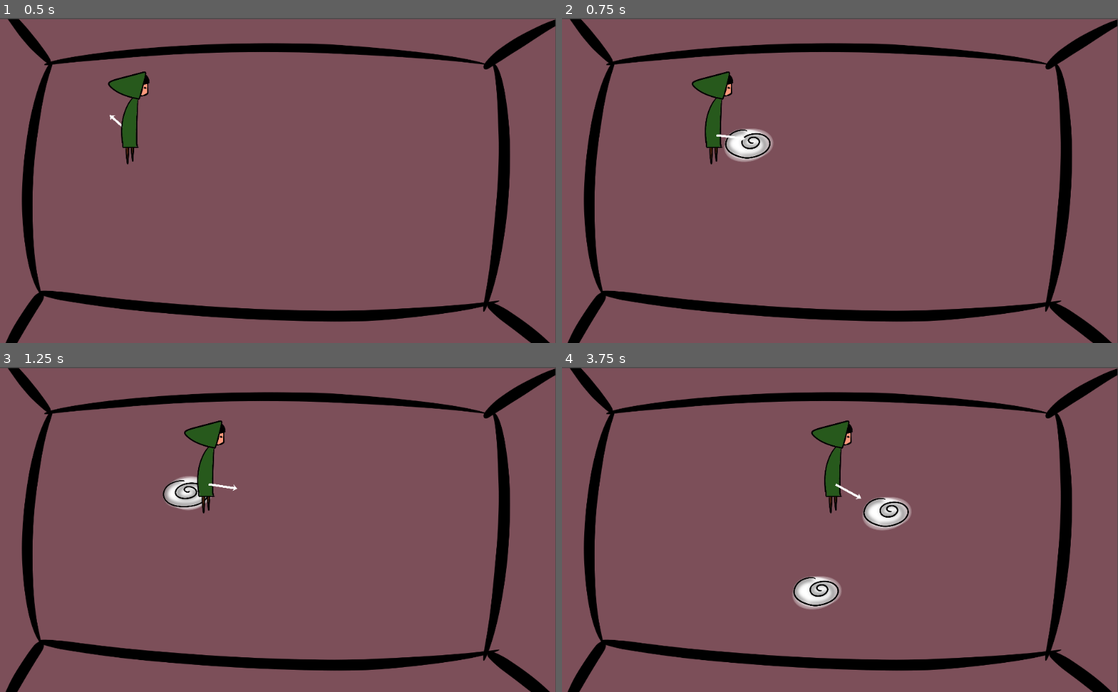
Above: before the commit, frames 1-4 (two rows, left to right).
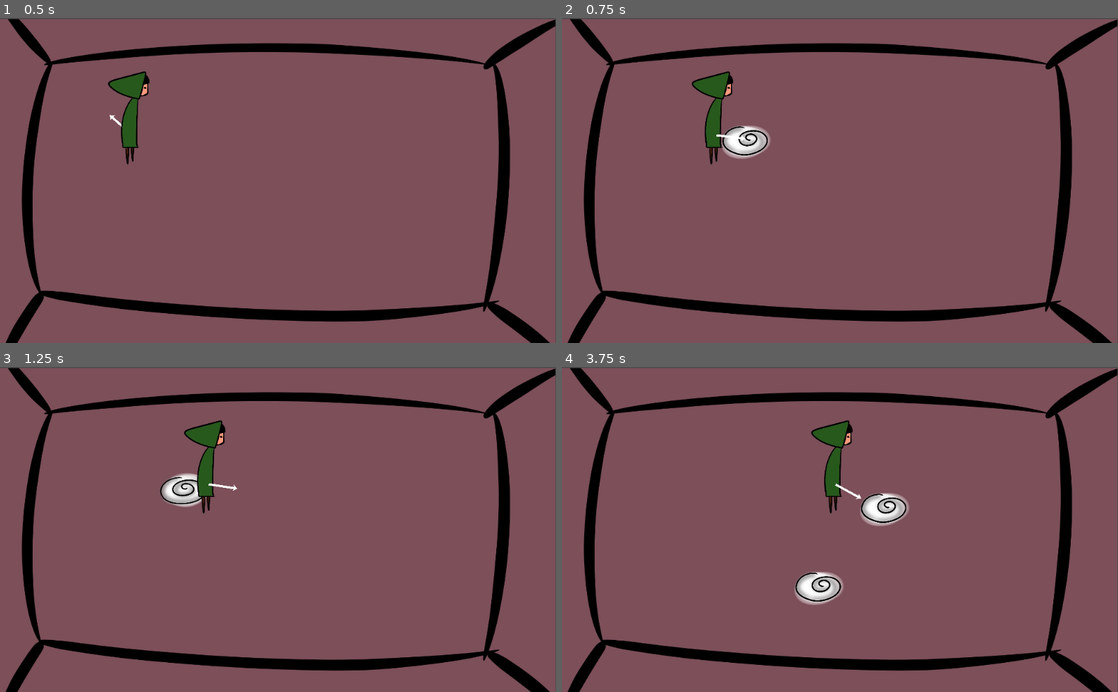
Above: after the commit, the same moments.

Repository: CcCcCc99/SVG_Project
Game: Godot game, scene res://Node2D.tscn
The game is run twice, just before and just after one commit, with the same random seed, the same clock (stepped at 60 frames per second) and the same inputs. The project has no main scene, so this scene is started directly.
Inputs (mouse positions are in pixels of both pictures, inside the frame that each line leads up to):
- Up to frame 1 (0.5 s): no input
- Up to frame 2 (0.75 s): tap Enter at 0.5 s; move the mouse to (962, 164) at 0.52 s; hold D (right) from 0.53 s (still down); click (962, 164) at 0.6 s
- Up to frame 3 (1.25 s): keep holding D (right)
- Up to frame 4 (3.75 s): move the mouse to (728, 545) at 1.27 s; release D (right) at 1.28 s; hold S (down) 1.28-2.03 s; click (728, 545) at 1.35 s; move the mouse to (895, 458) at 2.02 s; hold D (right) 2.03-2.78 s; click (895, 458) at 2.1 s; move the mouse to (812, 594) at 2.77 s; hold W (up) 2.78-3.53 s; click (812, 594) at 2.85 s; move the mouse to (1006, 578) at 3.52 s; hold A (left) from 3.53 s (still down); click (1006, 578) at 3.6 s

Frame 1 is identical in both runs. In frame 2, 0.6% of the frame differs, in the area x 28-38%, y 33-45%; in frame 3, 0.5%; in frame 4, 1.4%, in the area x 41-63%, y 38-75%.

Commit message:
Spostato codice in un nuovo script

Diff:
--- a/src/scenes/prefabs/Player.tscn
+++ b/src/scenes/prefabs/Player.tscn
@@ -1,9 +1,10 @@
-[gd_scene load_steps=6 format=2]
+[gd_scene load_steps=7 format=2]
 
 [ext_resource path="res://sprites/pglato.png" type="Texture" id=1]
 [ext_resource path="res://scripts/Player.gd" type="Script" id=2]
 [ext_resource path="res://sprites/arrow.png" type="Texture" id=3]
-[ext_resource path="res://scenes/prefabs/Portal.tscn" type="PackedScene" id=4]
+[ext_resource path="res://scripts/Portalgun.gd" type="Script" id=4]
+[ext_resource path="res://scenes/prefabs/Portal.tscn" type="PackedScene" id=5]
 
 [sub_resource type="RectangleShape2D" id=1]
 extents = Vector2( 30, 63.125 )
@@ -11,8 +12,6 @@
 [node name="Player" type="KinematicBody2D"]
 script = ExtResource( 2 )
 speed = 12000
-distance = 90
-portal = ExtResource( 4 )
 
 [node name="Sprite" type="Sprite" parent="."]
 position = Vector2( 0, -33.5 )
@@ -23,13 +22,16 @@
 position = Vector2( 3, -37 )
 shape = SubResource( 1 )
 
-[node name="Arrow" type="Node2D" parent="."]
+[node name="Portalgun" type="Node2D" parent="."]
 position = Vector2( 0, -5 )
+script = ExtResource( 4 )
 __meta__ = {
 "_edit_group_": true
 }
+distance = 85
+portal = ExtResource( 5 )
 
-[node name="Sprite" type="Sprite" parent="Arrow"]
+[node name="Sprite" type="Sprite" parent="Portalgun"]
 position = Vector2( 28.2737, 5.36442e-07 )
 scale = Vector2( 0.104399, 0.142857 )
 texture = ExtResource( 3 )
--- a/src/scripts/Player.gd
+++ b/src/scripts/Player.gd
@@ -1,14 +1,6 @@
 extends KinematicBody2D
 
 export var speed = 20000
-export var distance = 50
-
-export(PackedScene) var portal
-
-# Called when the node enters the scene tree for the first time.
-func _ready():
-	pass # Replace with function body.
-
 
 # Called every frame. 'delta' is the elapsed time since the previous frame.
 func _process(delta):
@@ -18,28 +10,3 @@
 	var velocity = Vector2(horizontal,vertcal).normalized()*speed
 	# warning-ignore:return_value_discarded
 	move_and_slide(velocity * delta)
-
-	# pointer rotation
-	$Arrow.look_at(get_global_mouse_position())
-	var angle = $Arrow.transform.get_rotation()
-	if angle < 0:
-		$Arrow.z_index = -1
-	else:
-		$Arrow.z_index = 0
-
-	# spawn pointer
-	var direction = Vector2(cos(angle), sin(angle))
-	if Input.is_action_just_pressed("portal"):
-		_spawn_portal(direction)
-
-
-var last_portal = null
-var previous_portal = null
-func _spawn_portal(direction):
-	if previous_portal != null:
-		previous_portal.queue_free()
-	previous_portal = last_portal
-	var p = portal.instance()
-	p.position = direction*distance + position
-	get_parent().add_child(p)
-	last_portal = p
--- /dev/null
+++ b/src/scripts/Portalgun.gd
@@ -0,0 +1,31 @@
+extends Node2D
+
+export var distance = 50
+export(PackedScene) var portal
+
+var last_portal = null
+var previous_portal = null
+
+# Called every frame. 'delta' is the elapsed time since the previous frame.
+func _process(delta):
+	# pointer rotation
+	look_at(get_global_mouse_position())
+	var angle = transform.get_rotation()
+	if angle < 0:
+		z_index = -1
+	else:
+		z_index = 0
+
+	# spawn pointer
+	var direction = Vector2(cos(angle), sin(angle))
+	if Input.is_action_just_pressed("portal"):
+		_spawn_portal(direction)
+
+func _spawn_portal(direction):
+	if previous_portal != null:
+		previous_portal.queue_free()
+	previous_portal = last_portal
+	var p = portal.instance()
+	p.position = direction*distance + global_position
+	get_parent().get_parent().add_child(p)
+	last_portal = p
